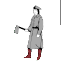
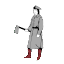
Revision of a layered w=64, h=64 image; what changed, layer by layer:
painted on "Wklejona warstwa" over [15, 0, 61, 60]
